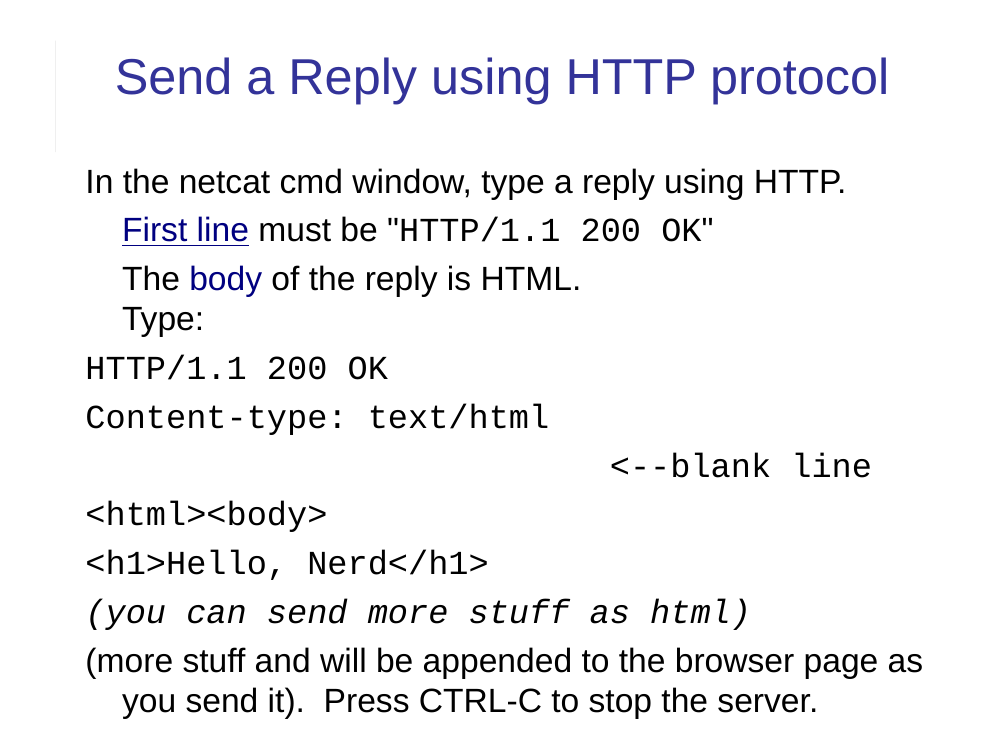
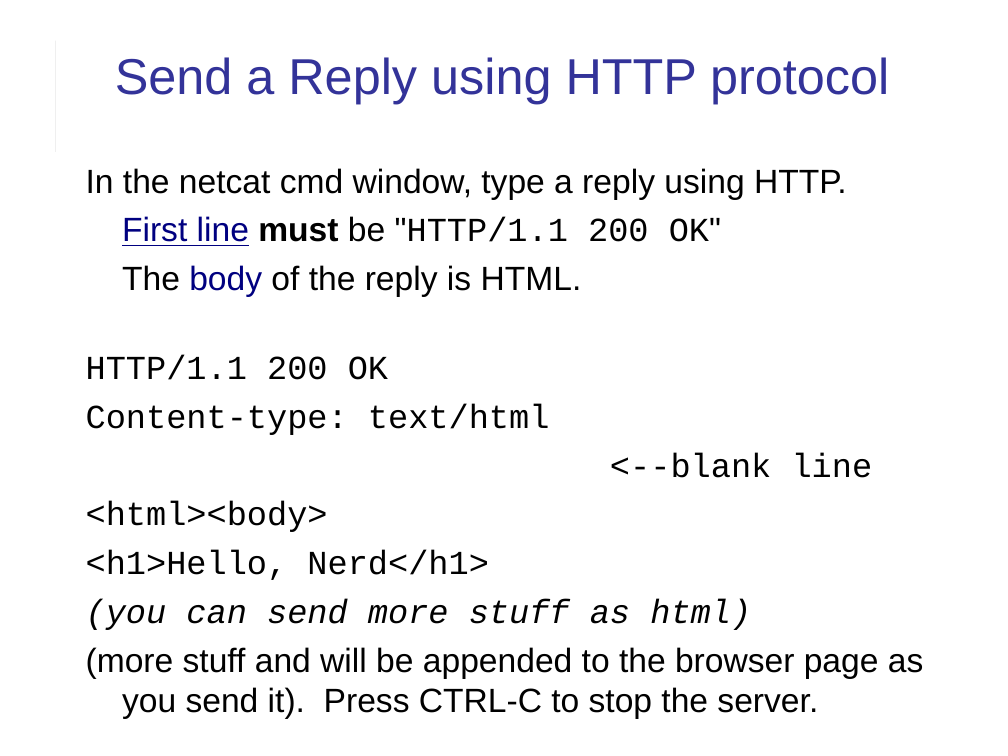
Before and after one commit to cpske/ISP, a slide deck: slide 8 of web/HTTP-in-Action.ppt. Drawn at 1008x756 pixels with LibreOffice and Linux fonts; fonts in the diff are those of the drawing. Boxes give left, top, right and bottom in pixels: in the first picture for what was removed or moved away, otherwise in the second. Text is boxed around its words. In the diff, an @@ line names an element or a change of style, - is before the commit and + after.

Commit message:
improve wording in HTTP exercises

```diff
--- a/web/HTTP-in-Action.ppt
+++ b/web/HTTP-in-Action.ppt
@@ text at (x1=122, y1=216, x2=721, y2=246): bold on in "must" @@
@@ text at (x1=122, y1=265, x2=582, y2=297): text changed @@
-The body of the reply is HTML.
-Type:
+The body of the reply is HTML.
```
Also in this commit, not shown: 6 other slides changed, 1 other file.
